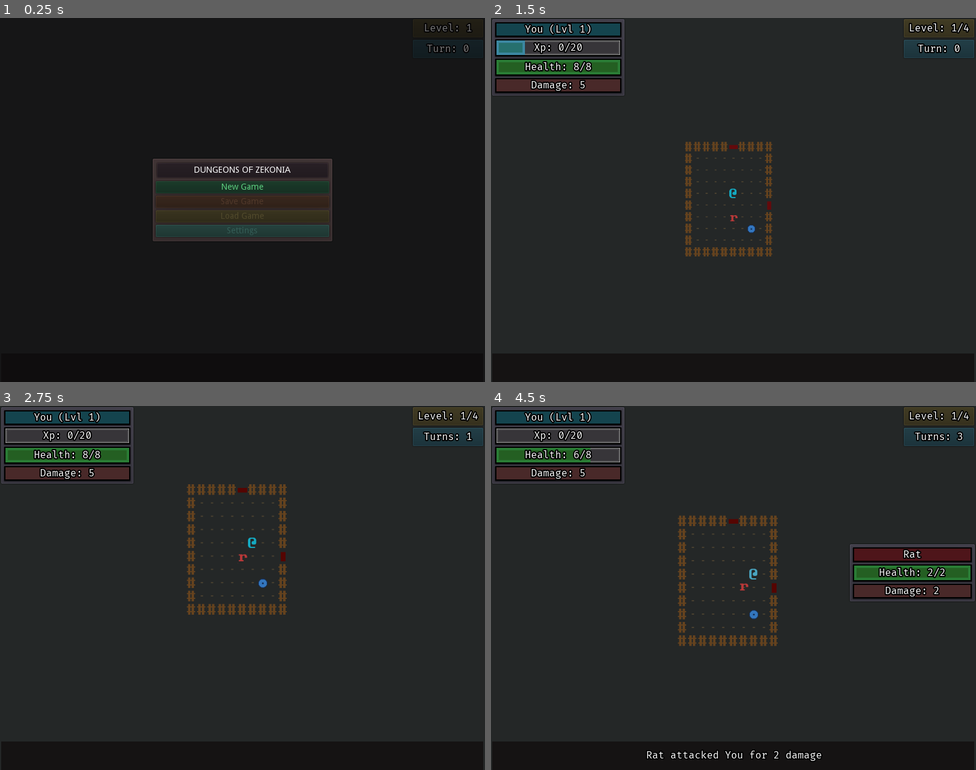
Above: before the commit, frames 1-4 (two rows, left to right).
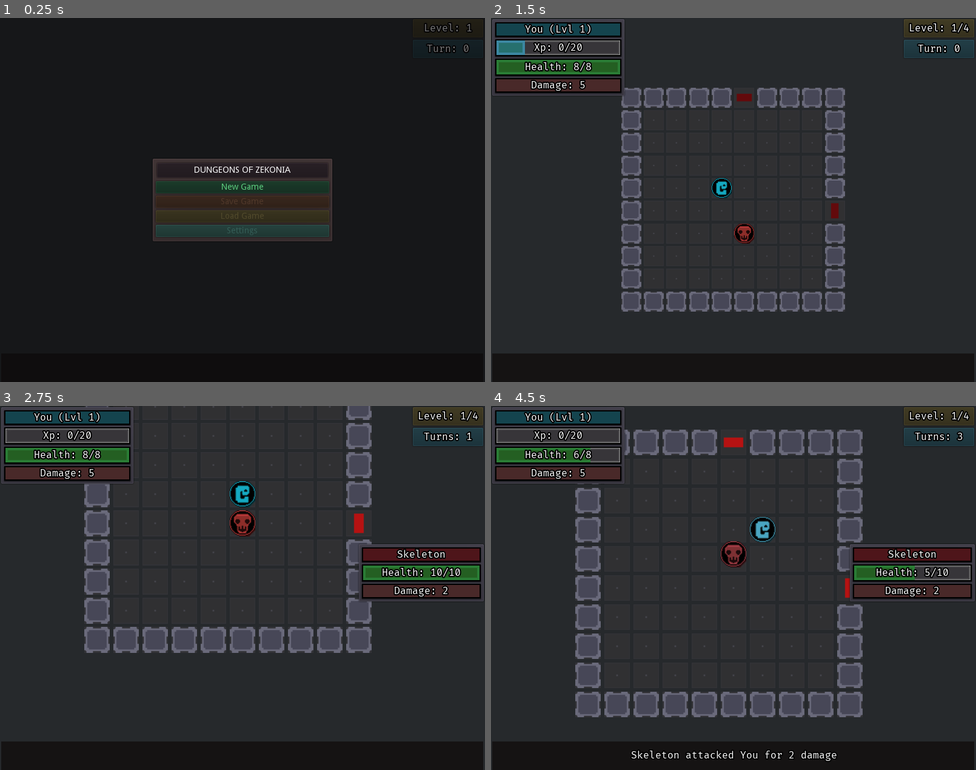
Above: after the commit, the same moments.

Repository: ZenCoderGames/ZRoguelikeGame
Game: Godot game, scene res://scene/main/MainScene.tscn
Same seed, same stepped clock (60 frames per second), same inputs: the game is played once before the commit and once after it.
Inputs:
- Up to frame 1 (0.25 s): no input
- Up to frame 2 (1.5 s): click "New Game" at 0.5 s; click "Choose" at 1.25 s
- Up to frame 3 (2.75 s): tap Enter at 2 s; hold Right (move_right) from 2.03 s (still down); tap S (cam_move_down) at 2.1 s
- Up to frame 4 (4.5 s): tap Space at 2.75 s; release Right (move_right) at 2.78 s; hold Down (move_down) 2.78-3.53 s; tap A (cam_move_left) at 2.85 s; hold Right (move_right) 3.53-4.28 s; tap D (cam_move_right) at 3.6 s; tap Enter at 4.25 s; hold Up (move_up) from 4.28 s (still down); tap W (cam_move_up) at 4.35 s

The runs differ from the first frame. In frame 2, 8.6% of the frame differs, in the area x 26-73%, y 19-81%; in frame 3, 13%; in frame 4, 14%, in the area x 17-99%, y 6-98%.

Commit message:
New Art Style

Diff:
--- a/entity/Floor.tscn
+++ b/entity/Floor.tscn
@@ -1,18 +1,13 @@
-[gd_scene load_steps=5 format=2]
+[gd_scene load_steps=4 format=2]
 
-[ext_resource path="res://resource/curses_vector_24x36.png" type="Texture" id=1]
+[ext_resource path="res://sourceArt/Bg/Floor/Floor_01.png" type="Texture" id=1]
 [ext_resource path="res://themes/guiTheme.tres" type="Theme" id=2]
 [ext_resource path="res://sourceArt/blood.png" type="Texture" id=3]
-
-[sub_resource type="AtlasTexture" id=1]
-flags = 4
-atlas = ExtResource( 1 )
-region = Rect2( 240, 540, 24, 36 )
 
 [node name="Floor" type="Sprite"]
 modulate = Color( 0.42572, 0.446249, 0.484375, 1 )
 position = Vector2( 208, 169 )
-texture = SubResource( 1 )
+texture = ExtResource( 1 )
 
 [node name="Label" type="Label" parent="."]
 visible = false
--- a/entity/Wall.tscn
+++ b/entity/Wall.tscn
@@ -1,13 +1,8 @@
-[gd_scene load_steps=3 format=2]
+[gd_scene load_steps=2 format=2]
 
-[ext_resource path="res://resource/curses_vector_24x36.png" type="Texture" id=1]
-
-[sub_resource type="AtlasTexture" id=1]
-flags = 4
-atlas = ExtResource( 1 )
-region = Rect2( 72, 72, 24, 36 )
+[ext_resource path="res://sourceArt/Bg/Wall/Wall_01.png" type="Texture" id=1]
 
 [node name="Wall" type="Sprite"]
 modulate = Color( 0.458824, 0.490196, 0.54902, 1 )
 position = Vector2( 165, 171 )
-texture = SubResource( 1 )
+texture = ExtResource( 1 )
--- a/entity/characters/Player.tscn
+++ b/entity/characters/Player.tscn
@@ -1,15 +1,10 @@
-[gd_scene load_steps=12 format=2]
+[gd_scene load_steps=11 format=2]
 
-[ext_resource path="res://resource/curses_vector_24x36.png" type="Texture" id=1]
+[ext_resource path="res://sourceArt/Player/Player_01.png" type="Texture" id=1]
 [ext_resource path="res://ui/battle/DamageText.tscn" type="PackedScene" id=2]
 [ext_resource path="res://scripts/battle/instance/characters/PlayerCharacter.gd" type="Script" id=3]
 [ext_resource path="res://sourceArt/Player/LevelUp.png" type="Texture" id=4]
 [ext_resource path="res://resource/fonts/connection/ConnectionBold.otf" type="DynamicFontData" id=5]
-
-[sub_resource type="AtlasTexture" id=1]
-flags = 4
-atlas = ExtResource( 1 )
-region = Rect2( 0, 144, 24, 36 )
 
 [sub_resource type="AtlasTexture" id=2]
 flags = 4
@@ -42,7 +37,7 @@
 [node name="PC" type="Sprite"]
 self_modulate = Color( 0.290196, 0.65098, 0.760784, 1 )
 z_index = 2
-texture = SubResource( 1 )
+texture = ExtResource( 1 )
 script = ExtResource( 3 )
 
 [node name="DamageText" parent="." instance=ExtResource( 2 )]
@@ -55,7 +50,7 @@
 scale = Vector2( 0.75, 0.75 )
 frames = SubResource( 5 )
 animation = "levelUpLoop"
-frame = 2
+frame = 1
 playing = true
 
 [node name="LevelUpLabel" type="Label" parent="."]
--- a/entity/characters/Rat.tscn
+++ b/entity/characters/Rat.tscn
@@ -1,18 +1,13 @@
-[gd_scene load_steps=5 format=2]
+[gd_scene load_steps=4 format=2]
 
-[ext_resource path="res://resource/curses_vector_24x36.png" type="Texture" id=1]
+[ext_resource path="res://sourceArt/Enemies/Rat_01.png" type="Texture" id=1]
 [ext_resource path="res://scripts/battle/instance/characters/EnemyCharacter.gd" type="Script" id=2]
 [ext_resource path="res://ui/battle/DamageText.tscn" type="PackedScene" id=3]
-
-[sub_resource type="AtlasTexture" id=1]
-flags = 4
-atlas = ExtResource( 1 )
-region = Rect2( 48, 252, 24, 36 )
 
 [node name="Rat" type="Sprite"]
 self_modulate = Color( 0.643137, 0.239216, 0.278431, 1 )
 position = Vector2( 209, 69 )
-texture = SubResource( 1 )
+texture = ExtResource( 1 )
 script = ExtResource( 2 )
 
 [node name="HealthBarUI" type="ColorRect" parent="."]
--- a/entity/characters/Serpent.tscn
+++ b/entity/characters/Serpent.tscn
@@ -1,18 +1,13 @@
-[gd_scene load_steps=5 format=2]
+[gd_scene load_steps=4 format=2]
 
-[ext_resource path="res://resource/curses_vector_24x36.png" type="Texture" id=1]
+[ext_resource path="res://sourceArt/Enemies/Serpent_01.png" type="Texture" id=1]
 [ext_resource path="res://scripts/battle/instance/characters/EnemyCharacter.gd" type="Script" id=2]
 [ext_resource path="res://ui/battle/DamageText.tscn" type="PackedScene" id=3]
-
-[sub_resource type="AtlasTexture" id=1]
-flags = 4
-atlas = ExtResource( 1 )
-region = Rect2( 72, 180, 24, 36 )
 
 [node name="Serpent" type="Sprite"]
 self_modulate = Color( 0.643137, 0.239216, 0.278431, 1 )
 position = Vector2( 209, 69 )
-texture = SubResource( 1 )
+texture = ExtResource( 1 )
 script = ExtResource( 2 )
 
 [node name="HealthBarUI" type="ColorRect" parent="."]
--- a/entity/characters/Skeleton.tscn
+++ b/entity/characters/Skeleton.tscn
@@ -1,18 +1,13 @@
-[gd_scene load_steps=5 format=2]
+[gd_scene load_steps=4 format=2]
 
-[ext_resource path="res://resource/curses_vector_24x36.png" type="Texture" id=1]
+[ext_resource path="res://sourceArt/Enemies/Skeleton_01.png" type="Texture" id=1]
 [ext_resource path="res://scripts/battle/instance/characters/EnemyCharacter.gd" type="Script" id=2]
 [ext_resource path="res://ui/battle/DamageText.tscn" type="PackedScene" id=3]
 
-[sub_resource type="AtlasTexture" id=1]
-flags = 4
-atlas = ExtResource( 1 )
-region = Rect2( 72, 252, 24, 36 )
-
-[node name="Dwarf" type="Sprite"]
+[node name="Skeleton" type="Sprite"]
 self_modulate = Color( 0.643137, 0.239216, 0.278431, 1 )
 position = Vector2( 209, 69 )
-texture = SubResource( 1 )
+texture = ExtResource( 1 )
 script = ExtResource( 2 )
 
 [node name="HealthBarUI" type="ColorRect" parent="."]
--- a/project.godot
+++ b/project.godot
@@ -419,5 +419,5 @@
 
 [rendering]
 
-environment/default_clear_color=Color( 0.145098, 0.156863, 0.156863, 1 )
+environment/default_clear_color=Color( 0.152941, 0.164706, 0.176471, 1 )
 environment/default_environment="res://resource/default_env.tres"
--- a/scene/main/MainScene.tscn
+++ b/scene/main/MainScene.tscn
@@ -41,8 +41,7 @@
 [node name="Battle" type="Node2D" parent="."]
 script = ExtResource( 4 )
 timeBetweenMoves = 0.2
-debugSpawnEnemyInFirstRoom = "RAT"
-debugSpawnItemInFirstRoom = "HEALTH_UPGRADE_00"
+debugSpawnEnemyInFirstRoom = "SKELETON"
 
 [node name="PlayerInput" type="Node" parent="Battle"]
 script = ExtResource( 3 )
@@ -50,12 +49,12 @@
 [node name="View" type="Node" parent="Battle"]
 unique_name_in_owner = true
 script = ExtResource( 5 )
-showWallColor = Color( 0.396078, 0.262745, 0.121569, 1 )
-showFloorColor = Color( 0.290196, 0.254902, 0.188235, 1 )
+showWallColor = Color( 0.843137, 0.843137, 0.843137, 1 )
+showFloorColor = Color( 1, 1, 1, 1 )
 showExitColor = Color( 0.0823529, 0.529412, 0.141176, 1 )
 showEndColor = Color( 0.603922, 0.619608, 0.129412, 1 )
-dimWallColor = Color( 0.219608, 0.192157, 0.192157, 1 )
-dimFloorColor = Color( 0.176471, 0.176471, 0.176471, 1 )
+dimWallColor = Color( 0.529412, 0.529412, 0.529412, 1 )
+dimFloorColor = Color( 0.529412, 0.529412, 0.529412, 1 )
 dimExitColor = Color( 0.086441, 0.214844, 0.103336, 1 )
 dimEndColor = Color( 0.241572, 0.246094, 0.104782, 1 )
 playerDamageColor = Color( 0.0823529, 0.666667, 0.760784, 1 )
@@ -71,7 +70,7 @@
 [node name="Camera2D" type="Camera2D" parent="."]
 position = Vector2( 400, 300 )
 current = true
-zoom = Vector2( 2, 2 )
+zoom = Vector2( 1.2, 1.2 )
 script = ExtResource( 1 )
 
 [node name="CanvasLayer" type="CanvasLayer" parent="."]
--- a/scripts/battle/instance/rooms/DungeonCell.gd
+++ b/scripts/battle/instance/rooms/DungeonCell.gd
@@ -46,7 +46,7 @@
 func init_entity(obj:Node, type:int):
 	entityObject = obj
 	set_entity_type(type)
-	floorObject.hide()
+	#floorObject.hide()
 
 func set_entity_type(newEntityType:int):
 	entityType = newEntityType
@@ -86,7 +86,7 @@
 func show():
 	floorObject.show()
 	if entityObject!=null:
-		floorObject.hide()
+		#floorObject.hide()
 		entityObject.show()
 
 	# color
@@ -108,7 +108,7 @@
 func dim():
 	floorObject.show()
 	if entityObject!=null:
-		floorObject.hide()
+		#floorObject.hide()
 		entityObject.hide()
 
 	# color
@@ -126,7 +126,7 @@
 func showDebug(colorVal):
 	floorObject.show()
 	if entityObject!=null:
-		floorObject.hide()
+		#floorObject.hide()
 		entityObject.show()
 
 	# color
--- a/scripts/library/Constants.gd
+++ b/scripts/library/Constants.gd
@@ -11,8 +11,8 @@
 enum DIRN_TYPE { LEFT, RIGHT, UP, DOWN }
 
 # DUNGEON ROOM
-const STEP_X: int = 26
-const STEP_Y: int = 34
+const STEP_X: int = 36
+const STEP_Y: int = 36
 
 enum CELL_TYPE { NONE, FLOOR, CONNECTOR, EXIT, END }
 enum ENTITY_TYPE { NONE, STATIC, DYNAMIC }
Binary file added: sourceArt/Bg/Floor/Floor_01.aseprite
Binary file added: sourceArt/Bg/Floor/Floor_01.png
Not shown, added: sourceArt/Bg/Floor/Floor_01.png.import
Binary file added: sourceArt/Bg/Wall/Wall_01.aseprite
Binary file added: sourceArt/Bg/Wall/Wall_01.png
Not shown, added: sourceArt/Bg/Wall/Wall_01.png.import
Binary file added: sourceArt/Enemies/Rat_01.aseprite
Binary file added: sourceArt/Enemies/Rat_01.png
Not shown, added: sourceArt/Enemies/Rat_01.png.import
Binary file added: sourceArt/Enemies/Serpent_01.aseprite
Binary file added: sourceArt/Enemies/Serpent_01.png
Not shown, added: sourceArt/Enemies/Serpent_01.png.import
(and 9 more such lines)
